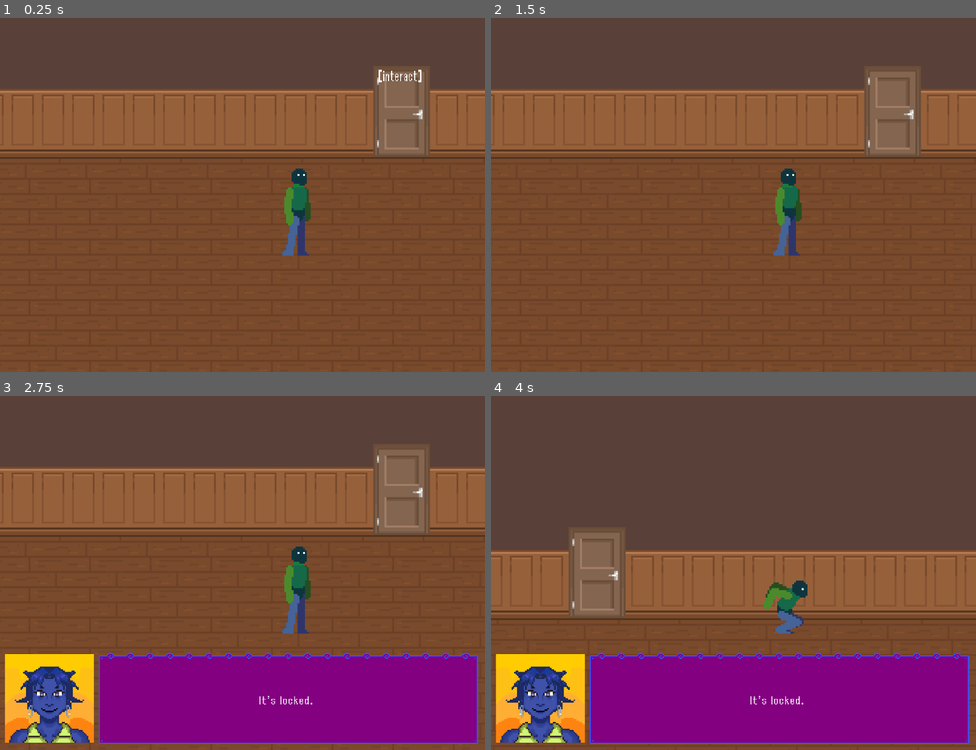
Above: before the commit, frames 1-4 (two rows, left to right).
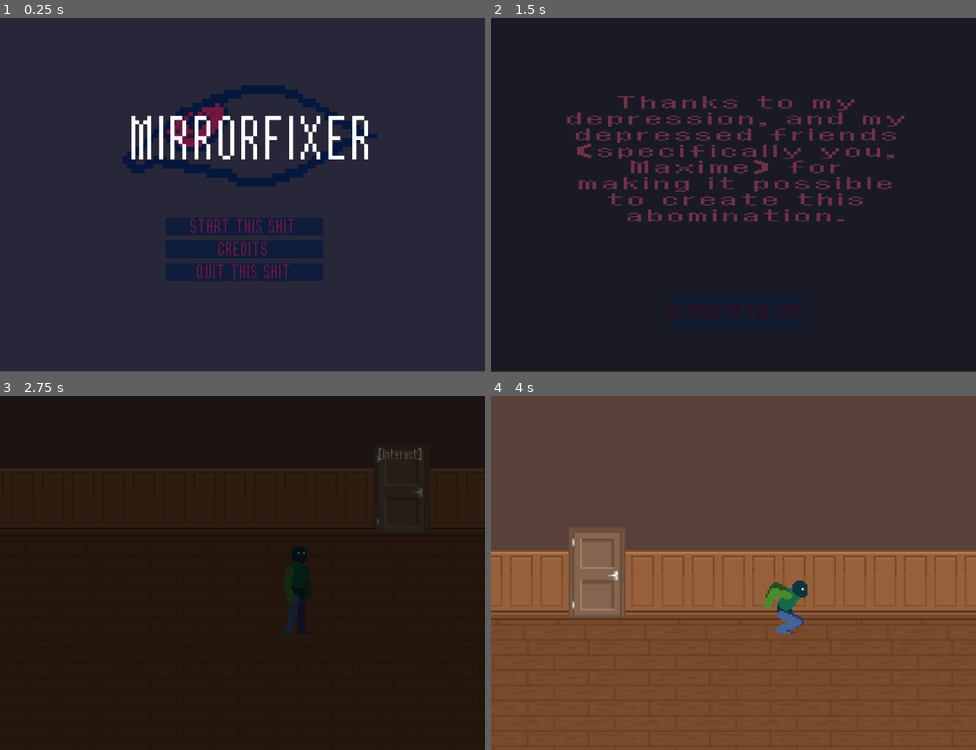
Above: after the commit, the same moments.

Repository: nisaturk/mirrorfixer-prototype
Game: Godot game, scene res://scenes/main_menu.tscn
The game is run twice, just before and just after one commit, with the same random seed, the same clock (stepped at 60 frames per second) and the same inputs. Before the commit the project starts from res://scenes/basement.tscn.
Inputs (mouse positions are in pixels of both pictures, inside the frame that each line leads up to):
- Up to frame 1 (0.25 s): no input
- Up to frame 2 (1.5 s): click (733, 248) at 0.5 s, where only the run after the commit has a clickable "CREDITS"; click (738, 311) at 1.25 s, where only the run after the commit has a clickable "GO BACK TO THE SHIT"
- Up to frame 3 (2.75 s): click (242, 604) at 2 s, where only the run after the commit has a clickable "START THIS SHIT"
- Up to frame 4 (4 s): hold E (interact) 2.78-3.53 s; hold Right (move_right) from 2.78 s (still down); tap Up (jump) at 3.02, 3.77 s; tap E (interact) at 3.6 s

The runs differ from the first frame. In frame 1, 100% of the frame differs, in the area x 0-100%, y 0-100%; in frame 2, 100%; in frame 3, 100%; in frame 4, 24%.

Commit message:
main menu WOOO

Diff:
--- /dev/null
+++ b/assets/ui/themes/main_menu.tres
@@ -0,0 +1,27 @@
+[gd_resource type="Theme" load_steps=6 format=3 uid="uid://c65evhko208w4"]
+
+[ext_resource type="FontFile" uid="uid://by8f628mb0ucf" path="res://assets/ui/retganon.ttf" id="1_b7p7f"]
+
+[sub_resource type="StyleBoxEmpty" id="StyleBoxEmpty_ekxnf"]
+
+[sub_resource type="StyleBoxFlat" id="StyleBoxFlat_bqqt6"]
+bg_color = Color(0.11372549, 0.16078432, 0.25882354, 1)
+
+[sub_resource type="StyleBoxFlat" id="StyleBoxFlat_ekxnf"]
+bg_color = Color(0.019607844, 0.09019608, 0.23921569, 0.65882355)
+
+[sub_resource type="StyleBoxFlat" id="StyleBoxFlat_wu84c"]
+bg_color = Color(0.4509804, 0.09019608, 0.23921569, 1)
+
+[resource]
+default_font = ExtResource("1_b7p7f")
+Button/colors/font_color = Color(0.4509804, 0.09019608, 0.23921569, 1)
+Button/colors/font_focus_color = Color(0.21176471, 0.023529412, 0.09803922, 1)
+Button/colors/font_hover_color = Color(0.31757054, 0.05117183, 0.16143104, 1)
+Button/colors/font_hover_pressed_color = Color(0.21076381, 0.023102554, 0.0993425, 1)
+Button/colors/font_pressed_color = Color(0.019607844, 0.09019608, 0.23921569, 1)
+Button/fonts/font = ExtResource("1_b7p7f")
+Button/styles/focus = SubResource("StyleBoxEmpty_ekxnf")
+Button/styles/hover = SubResource("StyleBoxFlat_bqqt6")
+Button/styles/normal = SubResource("StyleBoxFlat_ekxnf")
+Button/styles/pressed = SubResource("StyleBoxFlat_wu84c")
--- a/project.godot
+++ b/project.godot
@@ -11,7 +11,7 @@
 [application]
 
 config/name="mirrorfixer-prototype"
-run/main_scene="uid://f7x31th511xf"
+run/main_scene="uid://d33v11fclh5vy"
 config/features=PackedStringArray("4.5", "GL Compatibility")
 
 [autoload]
--- /dev/null
+++ b/scenes/credits.tscn
@@ -0,0 +1,53 @@
+[gd_scene load_steps=4 format=3 uid="uid://qamxhkw3yb6l"]
+
+[ext_resource type="Script" uid="uid://bl7evy4a132sr" path="res://scripts/credits.gd" id="1_0bpdh"]
+[ext_resource type="Theme" uid="uid://c65evhko208w4" path="res://assets/ui/themes/main_menu.tres" id="2_0ctdu"]
+[ext_resource type="FontFile" uid="uid://by8f628mb0ucf" path="res://assets/ui/retganon.ttf" id="2_2ckv8"]
+
+[node name="Credits" type="Control"]
+layout_mode = 3
+anchors_preset = 0
+offset_right = 40.0
+offset_bottom = 40.0
+script = ExtResource("1_0bpdh")
+
+[node name="ColorRect" type="ColorRect" parent="."]
+layout_mode = 1
+anchors_preset = 15
+anchor_right = 1.0
+anchor_bottom = 1.0
+grow_horizontal = 2
+grow_vertical = 2
+scale = Vector2(9.640335, 6.983504)
+color = Color(0, 0, 0.14509805, 0.4862745)
+
+[node name="BackButton" type="Button" parent="."]
+layout_mode = 0
+offset_left = 142.0
+offset_top = 217.0
+offset_right = 248.0
+offset_bottom = 248.0
+theme = ExtResource("2_0ctdu")
+text = "GO BACK TO THE SHIT"
+
+[node name="Credits" type="Label" parent="."]
+custom_minimum_size = Vector2(100, 50)
+layout_mode = 1
+anchors_preset = 8
+anchor_left = 0.5
+anchor_top = 0.5
+anchor_right = 0.5
+anchor_bottom = 0.5
+offset_left = 35.0
+offset_top = 41.0
+offset_right = 522.00494
+offset_bottom = 752.2947
+grow_horizontal = 2
+grow_vertical = 2
+scale = Vector2(0.5811029, 0.1855771)
+theme_override_colors/font_color = Color(0.66034716, 0.29742402, 0.40742055, 1)
+theme_override_fonts/font = ExtResource("2_2ckv8")
+theme_override_font_sizes/font_size = 75
+text = "Thanks to my depression, and my depressed friends (specifically you, Maxime) for making it possible to create this abomination."
+horizontal_alignment = 1
+autowrap_mode = 2
--- /dev/null
+++ b/scenes/main_menu.tscn
@@ -0,0 +1,175 @@
+[gd_scene load_steps=21 format=3 uid="uid://d33v11fclh5vy"]
+
+[ext_resource type="Script" uid="uid://0gsxspcq2xie" path="res://scripts/main_menu.gd" id="1_l6cm7"]
+[ext_resource type="FontFile" uid="uid://by8f628mb0ucf" path="res://assets/ui/retganon.ttf" id="2_ekxnf"]
+[ext_resource type="Texture2D" uid="uid://but67maan54hd" path="res://assets/sprites/uistuff/eyeroll.png" id="3_bqqt6"]
+
+[sub_resource type="StyleBoxEmpty" id="StyleBoxEmpty_ekxnf"]
+
+[sub_resource type="StyleBoxFlat" id="StyleBoxFlat_bqqt6"]
+bg_color = Color(0.11372549, 0.16078432, 0.25882354, 1)
+
+[sub_resource type="StyleBoxFlat" id="StyleBoxFlat_ekxnf"]
+bg_color = Color(0.019607844, 0.09019608, 0.23921569, 0.65882355)
+
+[sub_resource type="StyleBoxFlat" id="StyleBoxFlat_wu84c"]
+bg_color = Color(0.4509804, 0.09019608, 0.23921569, 1)
+
+[sub_resource type="Theme" id="Theme_bqqt6"]
+default_font = ExtResource("2_ekxnf")
+Button/colors/font_color = Color(0.4509804, 0.09019608, 0.23921569, 1)
+Button/colors/font_focus_color = Color(0.21176471, 0.023529412, 0.09803922, 1)
+Button/colors/font_hover_color = Color(0.31757054, 0.05117183, 0.16143104, 1)
+Button/colors/font_hover_pressed_color = Color(0.21076381, 0.023102554, 0.0993425, 1)
+Button/colors/font_pressed_color = Color(0.019607844, 0.09019608, 0.23921569, 1)
+Button/fonts/font = ExtResource("2_ekxnf")
+Button/styles/focus = SubResource("StyleBoxEmpty_ekxnf")
+Button/styles/hover = SubResource("StyleBoxFlat_bqqt6")
+Button/styles/normal = SubResource("StyleBoxFlat_ekxnf")
+Button/styles/pressed = SubResource("StyleBoxFlat_wu84c")
+
+[sub_resource type="AtlasTexture" id="AtlasTexture_wu84c"]
+atlas = ExtResource("3_bqqt6")
+region = Rect2(0, 0, 64, 64)
+
+[sub_resource type="AtlasTexture" id="AtlasTexture_8ln24"]
+atlas = ExtResource("3_bqqt6")
+region = Rect2(64, 0, 64, 64)
+
+[sub_resource type="AtlasTexture" id="AtlasTexture_rtw2f"]
+atlas = ExtResource("3_bqqt6")
+region = Rect2(128, 0, 64, 64)
+
+[sub_resource type="AtlasTexture" id="AtlasTexture_oa1go"]
+atlas = ExtResource("3_bqqt6")
+region = Rect2(192, 0, 64, 64)
+
+[sub_resource type="AtlasTexture" id="AtlasTexture_tbmy8"]
+atlas = ExtResource("3_bqqt6")
+region = Rect2(256, 0, 64, 64)
+
+[sub_resource type="AtlasTexture" id="AtlasTexture_jk1qb"]
+atlas = ExtResource("3_bqqt6")
+region = Rect2(320, 0, 64, 64)
+
+[sub_resource type="AtlasTexture" id="AtlasTexture_5dd4i"]
+atlas = ExtResource("3_bqqt6")
+region = Rect2(384, 0, 64, 64)
+
+[sub_resource type="AtlasTexture" id="AtlasTexture_lgwnu"]
+atlas = ExtResource("3_bqqt6")
+region = Rect2(448, 0, 64, 64)
+
+[sub_resource type="AtlasTexture" id="AtlasTexture_flqon"]
+atlas = ExtResource("3_bqqt6")
+region = Rect2(512, 0, 64, 64)
+
+[sub_resource type="AtlasTexture" id="AtlasTexture_rcqid"]
+atlas = ExtResource("3_bqqt6")
+region = Rect2(576, 0, 64, 64)
+
+[sub_resource type="SpriteFrames" id="SpriteFrames_1ajci"]
+animations = [{
+"frames": [{
+"duration": 1.0,
+"texture": SubResource("AtlasTexture_wu84c")
+}, {
+"duration": 1.0,
+"texture": SubResource("AtlasTexture_8ln24")
+}, {
+"duration": 1.0,
+"texture": SubResource("AtlasTexture_rtw2f")
+}, {
+"duration": 1.0,
+"texture": SubResource("AtlasTexture_oa1go")
+}, {
+"duration": 1.0,
+"texture": SubResource("AtlasTexture_tbmy8")
+}, {
+"duration": 1.0,
+"texture": SubResource("AtlasTexture_jk1qb")
+}, {
+"duration": 1.0,
+"texture": SubResource("AtlasTexture_5dd4i")
+}, {
+"duration": 1.0,
+"texture": SubResource("AtlasTexture_lgwnu")
+}, {
+"duration": 1.0,
+"texture": SubResource("AtlasTexture_flqon")
+}, {
+"duration": 1.0,
+"texture": SubResource("AtlasTexture_rcqid")
+}],
+"loop": true,
+"name": &"eyeroll",
+"speed": 11.0
+}]
+
+[sub_resource type="Theme" id="Theme_ekxnf"]
+default_font = ExtResource("2_ekxnf")
+default_font_size = 50
+
+[node name="MainMenu" type="Control"]
+layout_mode = 3
+anchors_preset = 0
+offset_right = 40.0
+offset_bottom = 40.0
+script = ExtResource("1_l6cm7")
+
+[node name="ColorRect" type="ColorRect" parent="."]
+layout_mode = 1
+anchors_preset = 15
+anchor_right = 1.0
+anchor_bottom = 1.0
+grow_horizontal = 2
+grow_vertical = 2
+scale = Vector2(9.640335, 6.983504)
+color = Color(0, 0, 0.14509805, 0.4862745)
+
+[node name="Menu" type="VBoxContainer" parent="."]
+layout_mode = 1
+offset_left = 131.0
+offset_top = 158.0
+offset_right = 256.0
+offset_bottom = 259.0
+theme = SubResource("Theme_bqqt6")
+
+[node name="StartButton" type="Button" parent="Menu"]
+layout_mode = 2
+text = "START THIS SHIT"
+
+[node name="CreditsButton" type="Button" parent="Menu"]
+layout_mode = 2
+text = "CREDITS"
+autowrap_mode = 2
+
+[node name="QuitButton" type="Button" parent="Menu"]
+layout_mode = 2
+text = "QUIT THIS SHIT"
+
+[node name="EyeRoll" type="AnimatedSprite2D" parent="."]
+position = Vector2(198, 95)
+scale = Vector2(3.4777603, 3.4777603)
+sprite_frames = SubResource("SpriteFrames_1ajci")
+animation = &"eyeroll"
+autoplay = "eyeroll"
+frame_progress = 0.5290226
+
+[node name="Title" type="Label" parent="."]
+layout_direction = 1
+layout_mode = 1
+anchors_preset = 13
+anchor_left = 0.5
+anchor_right = 0.5
+anchor_bottom = 1.0
+offset_left = 31.0
+offset_top = 74.0
+offset_right = 331.0
+offset_bottom = 79.0
+grow_horizontal = 2
+grow_vertical = 2
+theme = SubResource("Theme_ekxnf")
+text = "MIRRORFIXER"
+horizontal_alignment = 1
+vertical_alignment = 1
--- /dev/null
+++ b/scripts/credits.gd
@@ -0,0 +1,9 @@
+extends Control
+
+@onready var back_button = $BackButton
+
+func _ready():
+	back_button.pressed.connect(_on_back_pressed)
+
+func _on_back_pressed():
+	SceneManager.change_scene("MAIN_MENU")
--- /dev/null
+++ b/scripts/main_menu.gd
@@ -0,0 +1,19 @@
+extends Control
+
+@onready var start_button = $Menu/StartButton
+@onready var credits_button = $Menu/CreditsButton
+@onready var quit_button = $Menu/QuitButton
+
+func _ready():
+	start_button.pressed.connect(_on_start_pressed)
+	credits_button.pressed.connect(_on_credits_pressed)
+	quit_button.pressed.connect(_on_quit_pressed)
+
+func _on_start_pressed():
+	SceneManager.change_scene("BASEMENT")
+
+func _on_credits_pressed():
+	SceneManager.change_scene("CREDITS")
+
+func _on_quit_pressed():
+	get_tree().quit()
--- a/scripts/scene_manager.gd
+++ b/scripts/scene_manager.gd
@@ -2,6 +2,8 @@
 @onready var animation_player = $AnimationPlayer
 
 const SCENES = {
+	"MAIN_MENU": "res://scenes/main_menu.tscn",
+	"CREDITS": "res://scenes/credits.tscn",
 	"BASEMENT": "res://scenes/basement.tscn",
 	"LOBBY": "res://scenes/lobby.tscn",
 	"FLOOR_2": "res://scenes/floor.tscn",
Binary file added: assets/sprites/uistuff/eyeroll.png
Not shown, added: scripts/credits.gd.uid
Not shown, added: scripts/main_menu.gd.uid
